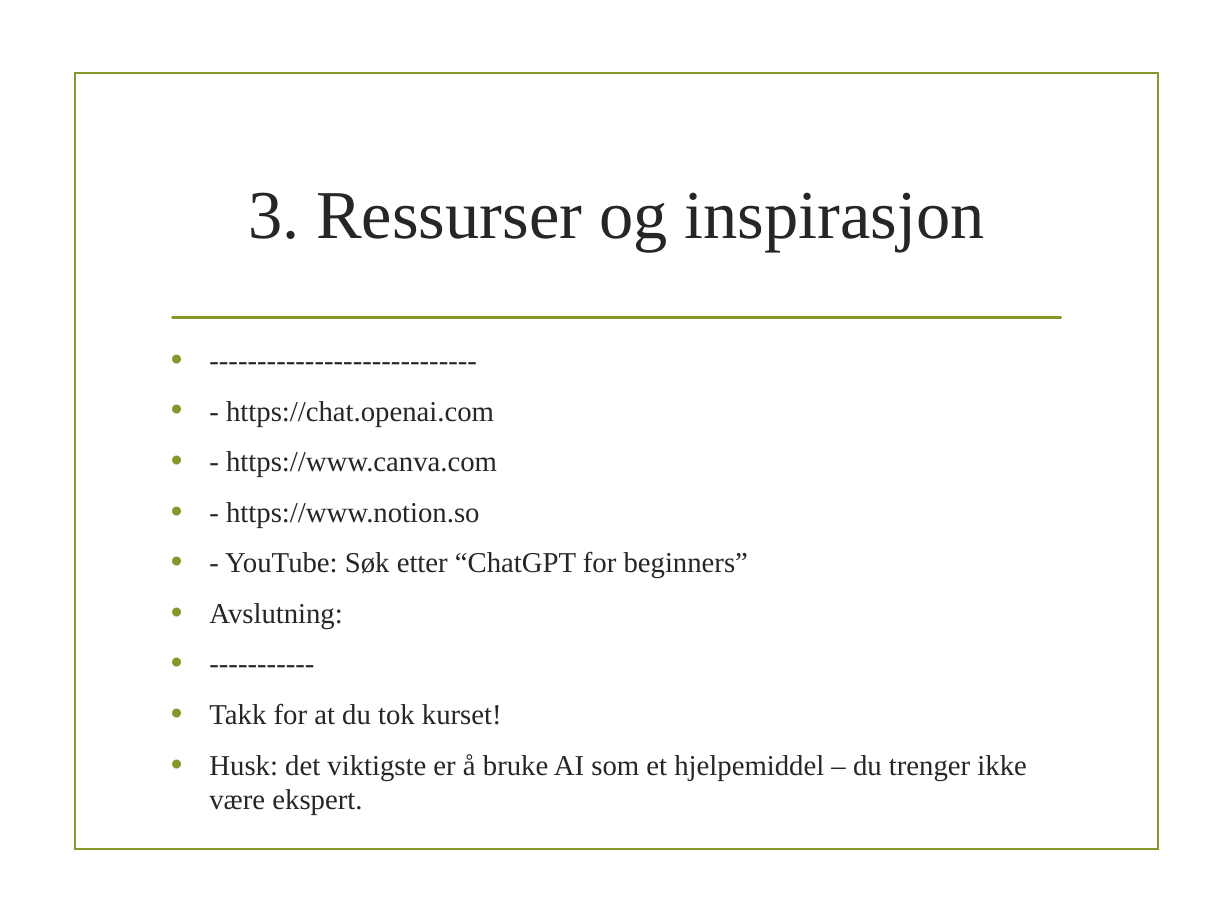
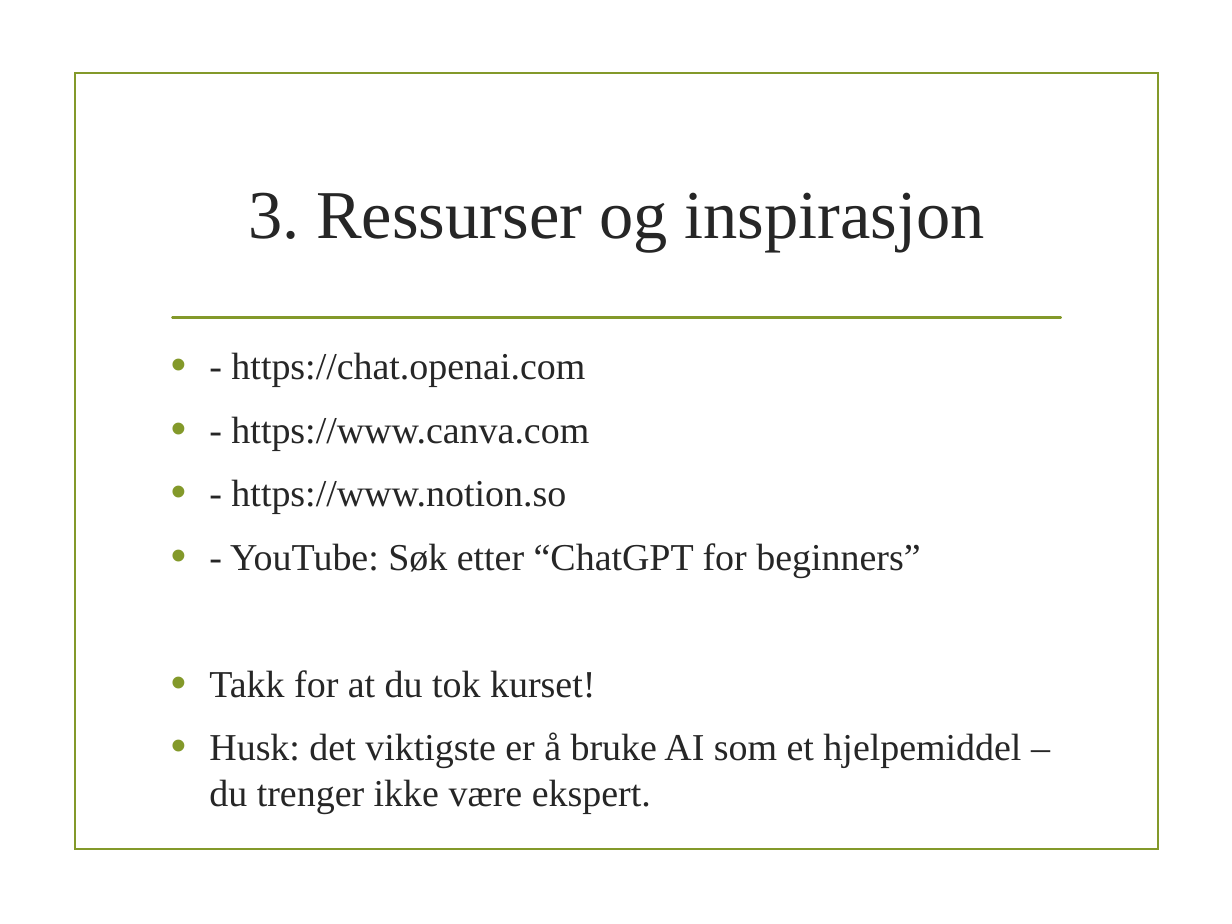
Before and after one commit to Cre8XF/cre8xf.dev, a slide deck: slide 4 of kurs/ai-for-nybegynnere/modul5-avslutning/modul5.pptx. Drawn at 1232x924 pixels with LibreOffice and Linux fonts; fonts in the diff are those of the drawing; background and template pictures are left out. Boxes give left, top, right and bottom in pixels: in the first picture for what was removed or moved away, otherwise in the second. Text is boxed around its words. In the diff, an @@ line names an element or a change of style, - is before the commit and + after.

```diff
--- a/kurs/ai-for-nybegynnere/modul5-avslutning/modul5.pptx
+++ b/kurs/ai-for-nybegynnere/modul5-avslutning/modul5.pptx
@@ text at [209, 352, 1021, 813]: paragraph removed @@
-• ----------------------------
@@ text "- https://chat.openai.com" at [209, 352, 1021, 813]: size 16.8 to 22.2 pt; more space between paragraphs @@
@@ text at [209, 603, 342, 629]: paragraphs removed @@
-• Avslutning:
-• -----------
```
Also in this commit, not shown: 3 other slides changed, 22 other files.
